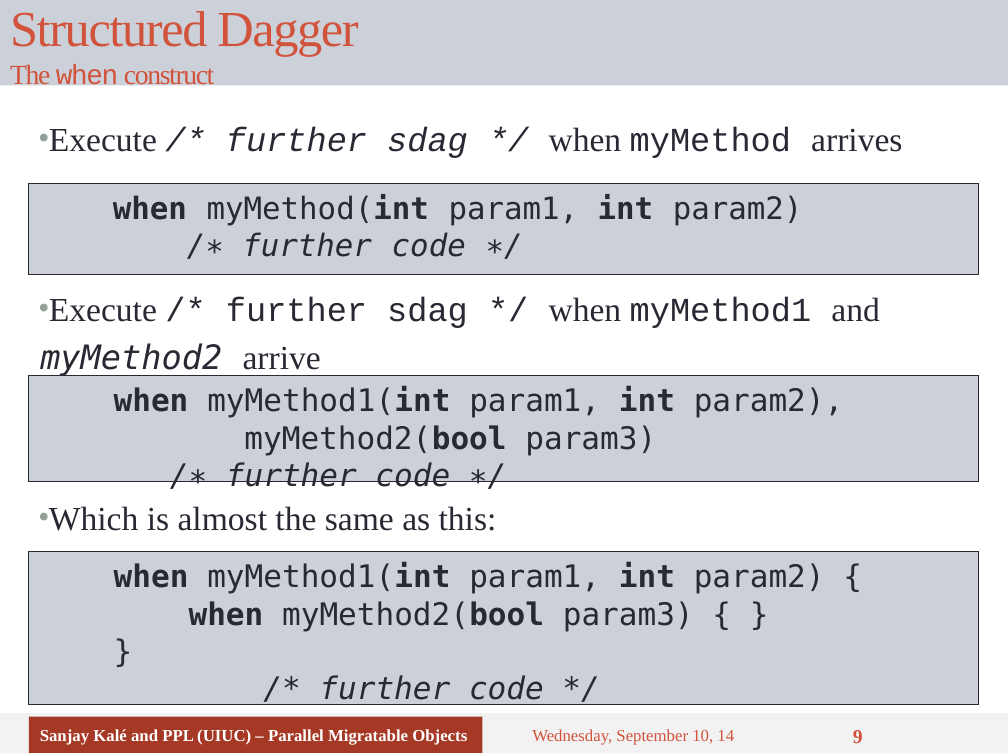
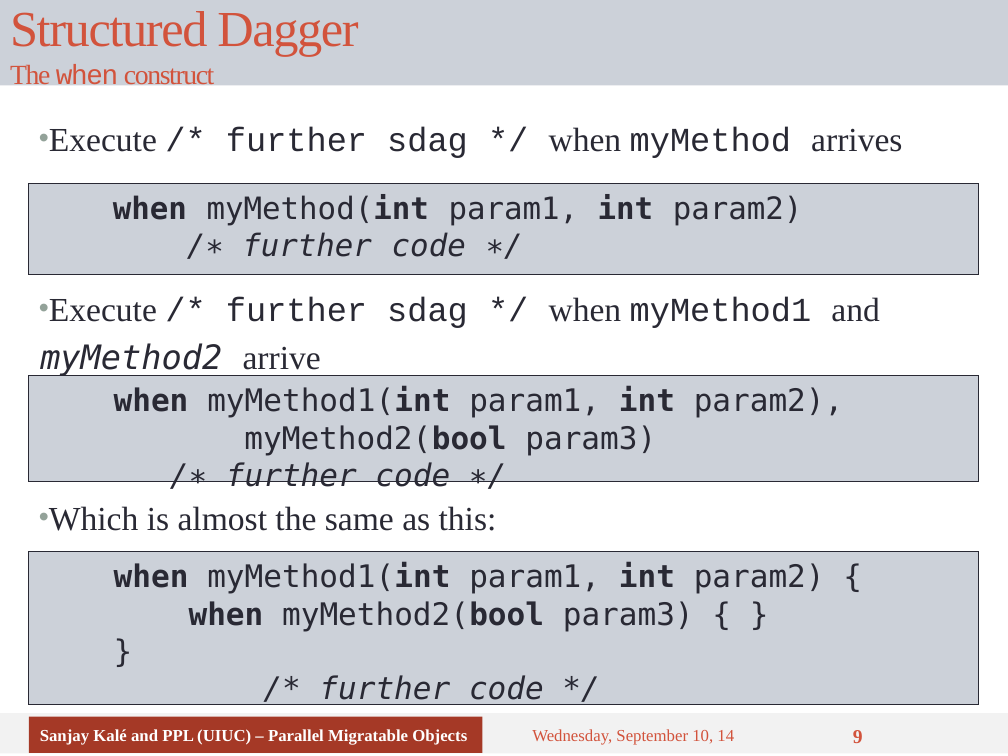
Before and after one commit to UIUC-PPL/charm_tutorial, a slide deck: slide 9 of tutorial-07-sdag.pptx. Drawn at 1008x756 pixels with LibreOffice and Linux fonts; fonts in the diff are those of the drawing. Boxes give left, top, right and bottom in pixels: in the first picture for what was removed or moved away, otherwise in the second. Text is boxed around its words. In the diff, an @@ line names an element or a change of style, - is before the commit and + after.

Commit message:
modified tutorial-07

```diff
--- a/tutorial-07-sdag.pptx
+++ b/tutorial-07-sdag.pptx
@@ text "Execute /* further sdag */ ..." at (49,126,902,158): italic off in "/* further sdag */" @@
```
